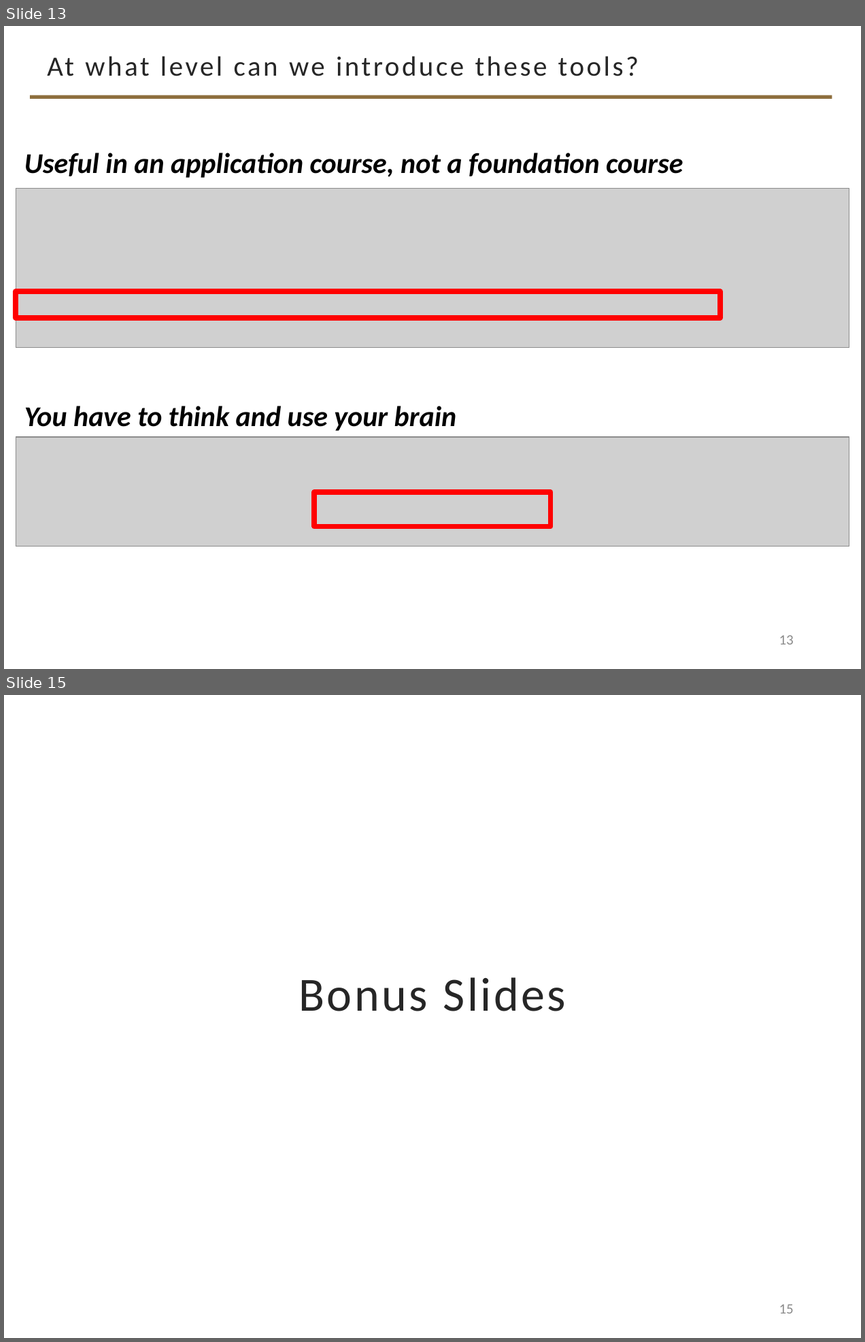
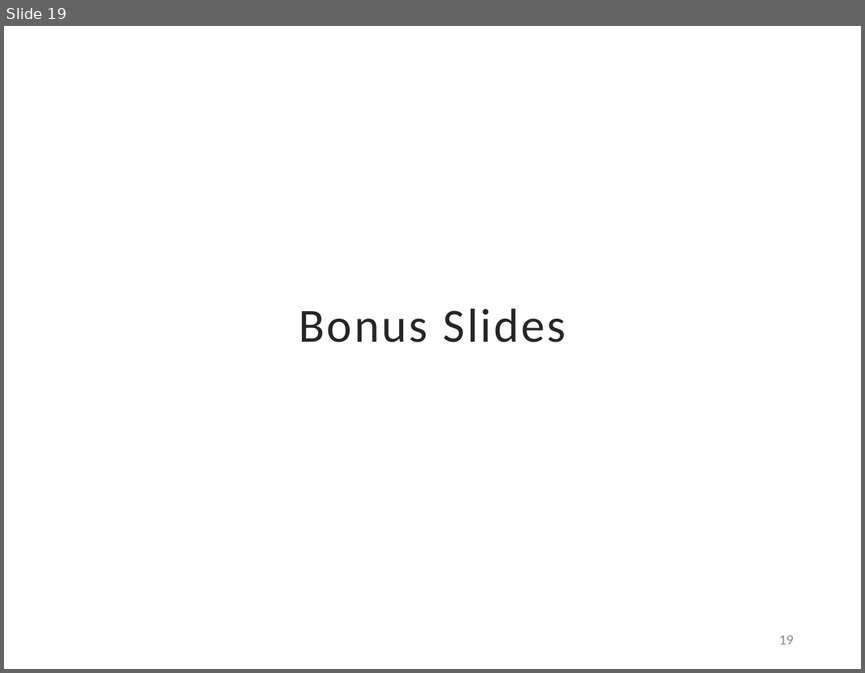
Before and after one commit to davisjam/davisjam.github.io, a slide deck: files/publications/TanayArinzeJoshiDavisDavis-LLMEducation-ASEE2024-slides.pptx. Shown one above the other, each under a label of ours: slides 13 and 15 before the commit, slide 19 after it; the slides between them are not shown. The pictures are 865x1342 and 865x673 pixels, drawn with LibreOffice and Linux fonts; fonts in the diff are those of the drawing; grey boxes stand for pictures; background and template pictures are left out. Boxes give left, top, right and bottom in pixels: in the first picture for what was removed or moved away, otherwise in the second. Text is boxed around its words. In the diff, an @@ line names an element or a change of style, - is before the commit and + after.

```diff
--- a/files/publications/TanayArinzeJoshiDavisDavis-LLMEducation-ASEE2024-slides.pptx
+++ b/files/publications/TanayArinzeJoshiDavisDavis-LLMEducation-ASEE2024-slides.pptx
@@ slide 13 removed at [4, 26, 861, 669], background #FFFFFF @@
@@ title removed at [47, 56, 638, 76] @@
-At what level can we introduce these tools?
@@ line removed from (30, 97) to (832, 97) @@
@@ text removed at [24, 152, 683, 178] @@
-Useful in an application course, not a foundation course
@@ picture removed at [16, 188, 849, 347] @@
@@ rectangle removed at [16, 292, 720, 318] @@
@@ text removed at [24, 405, 457, 431] @@
-You have to think and use your brain
@@ picture removed at [16, 437, 849, 546] @@
@@ rectangle removed at [314, 492, 551, 526] @@
@@ page number removed at [779, 635, 793, 644] @@
-13
@@ what was slide 15 is now slide 19 @@
@@ page number at [779, 635, 793, 644]: text changed @@
-15
+19
```
Also in this commit, not shown: 5 slides changed, 15 slides added, 9 other slides removed.
